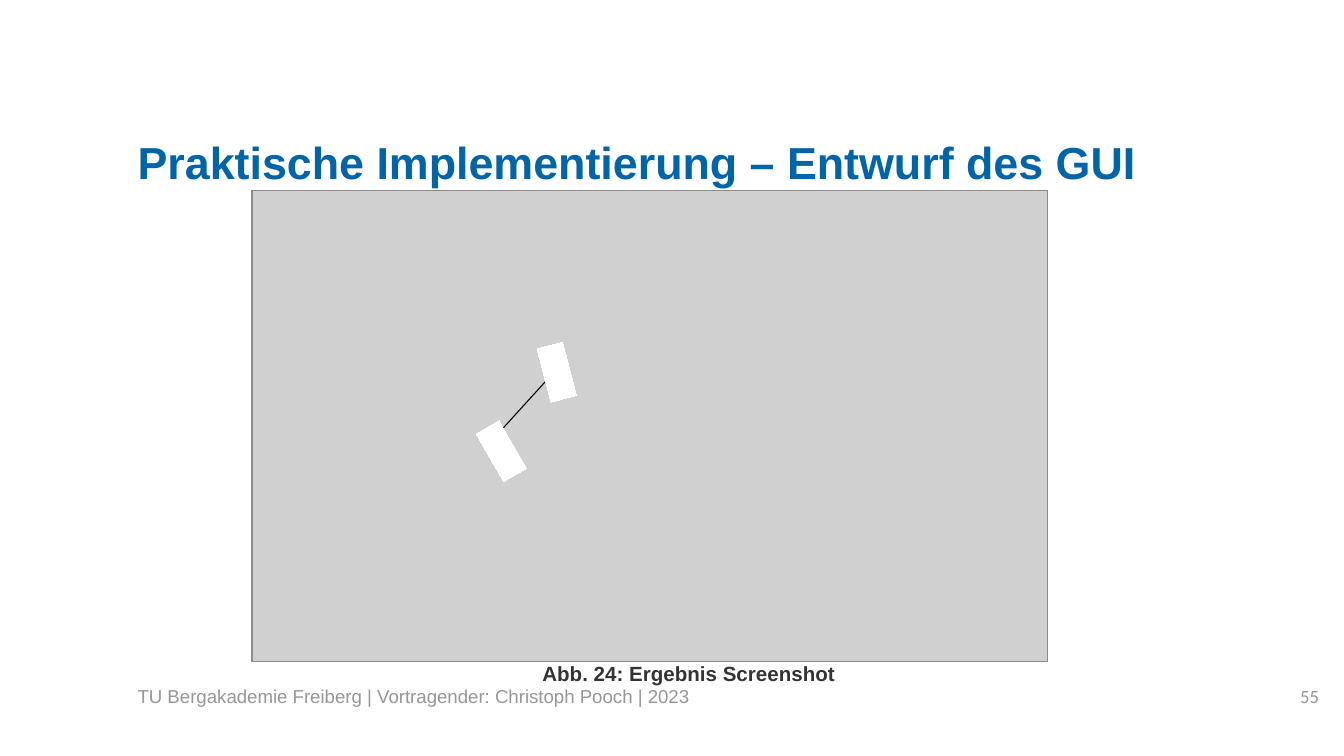
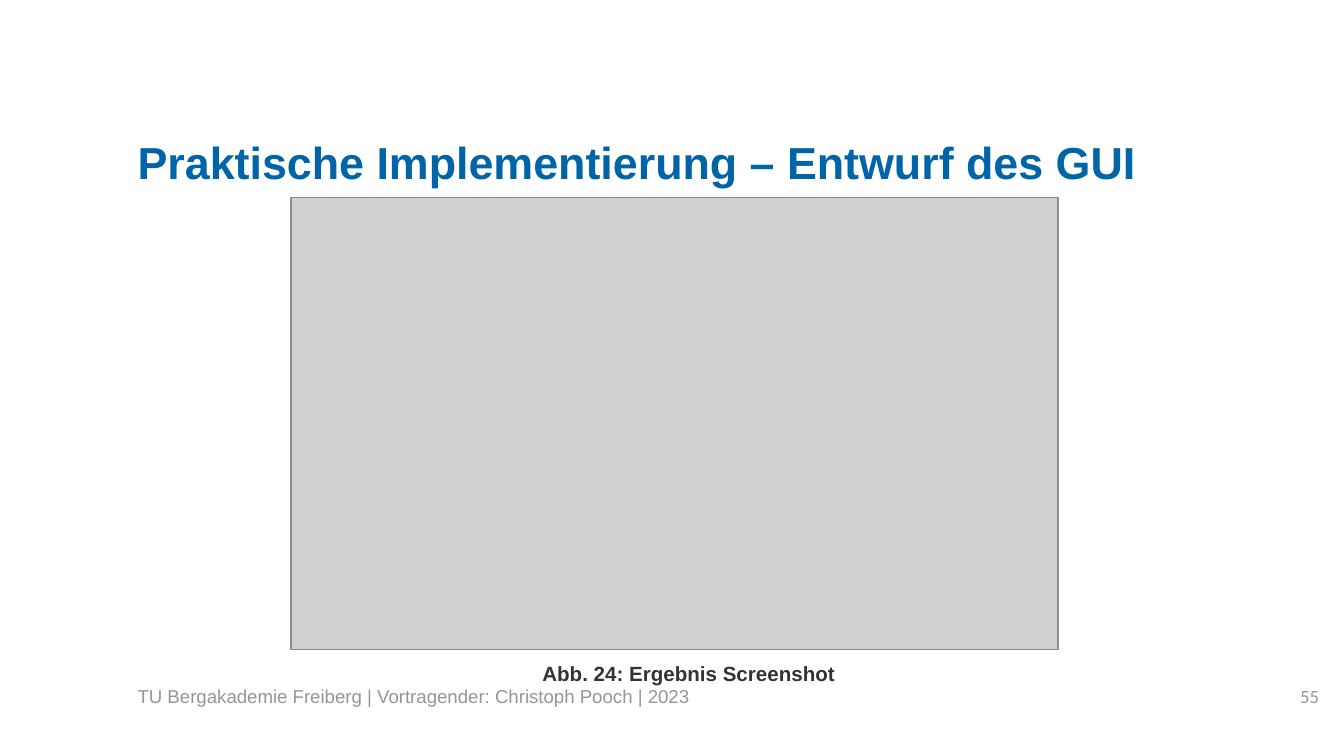
Before and after one commit to LordofUndeads/Bachelorarbeit, a slide deck: slide 55 of Verteidigung/BA_Verteidigung.odp. Drawn at 1344x756 pixels with LibreOffice and Linux fonts; fonts in the diff are those of the drawing; grey boxes stand for pictures; background and template pictures are left out. Boxes give left, top, right and bottom in pixels: in the first picture for what was removed or moved away, otherwise in the second. Text is boxed around its words. In the diff, an @@ line names an element or a change of style, - is before the commit and + after.

Commit message:
presentation fixed

```diff
--- a/Verteidigung/BA_Verteidigung.odp
+++ b/Verteidigung/BA_Verteidigung.odp
@@ picture: place and size @@
-picture at (251, 191, 1047, 661)
+picture at (292, 198, 1059, 650)
@@ rectangle removed at (538, 342, 578, 402) @@
@@ line removed from (555, 371) to (503, 429) @@
@@ rectangle removed at (476, 420, 527, 481) @@
```
Also in this commit, not shown: 1 other slide changed.
